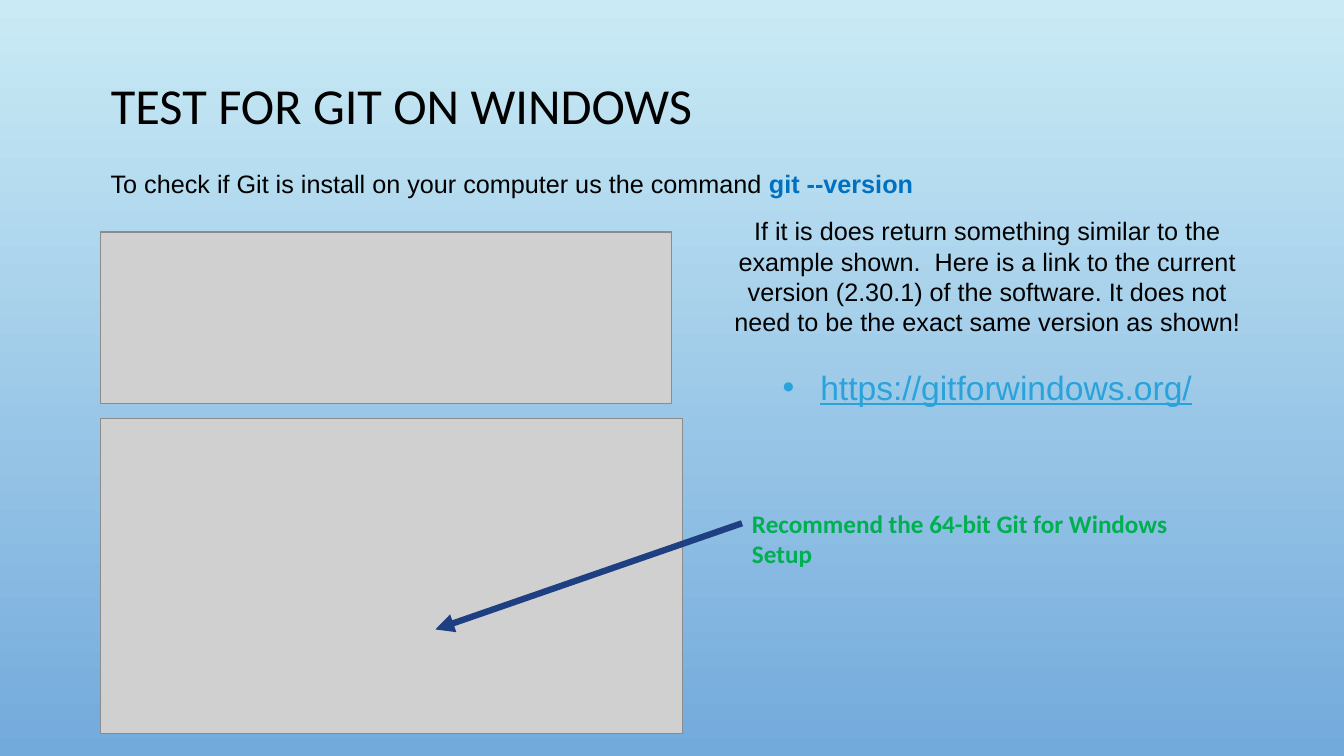
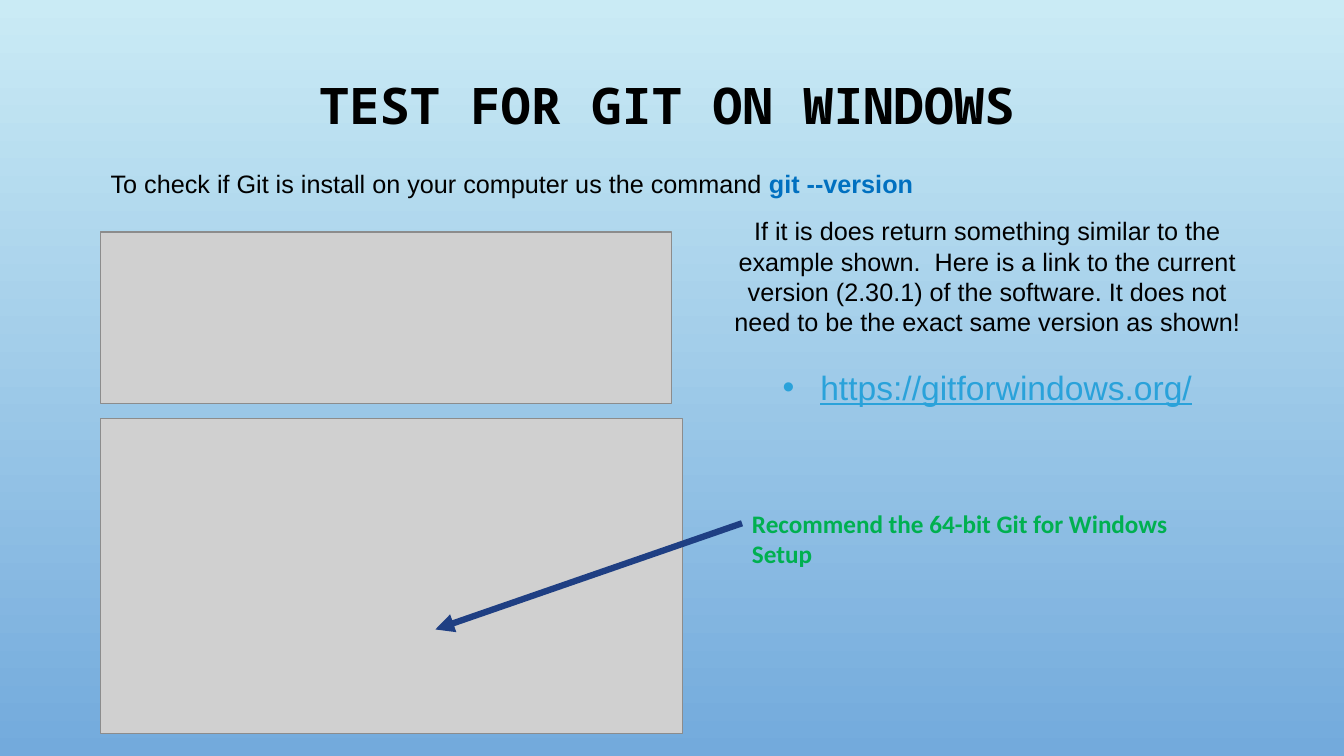
Before and after one commit to adrianopolpo/stat1400, a slide deck: slide 4 of VM_instructions.pptx. Drawn at 1344x756 pixels with LibreOffice and Linux fonts; fonts in the diff are those of the drawing; grey boxes stand for pictures; background and template pictures are left out. Boxes give left, top, right and bottom in pixels: in the first picture for what was removed or moved away, otherwise in the second. Text is boxed around its words. In the diff, an @@ line names an element or a change of style, - is before the commit and + after.

```diff
--- a/VM_instructions.pptx
+++ b/VM_instructions.pptx
@@ title "TEST FOR GIT ON WINDOWS" at bbox=[319, 87, 1015, 125]: font Calibri to Noto Sans Mono, bold on; alignment left to centre @@
```
Also in this commit, not shown: 12 other slides changed, 4 slides added.
